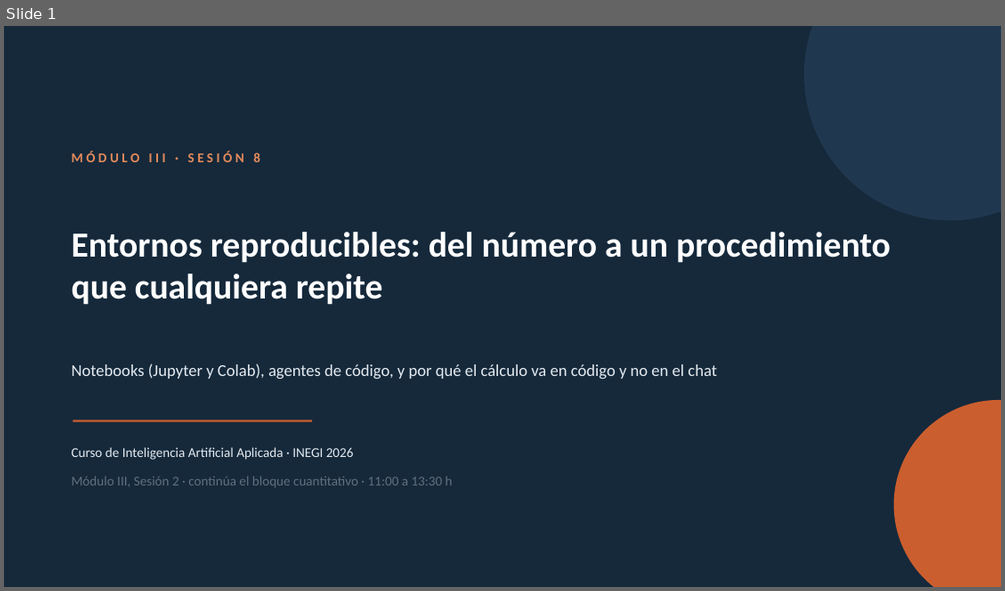
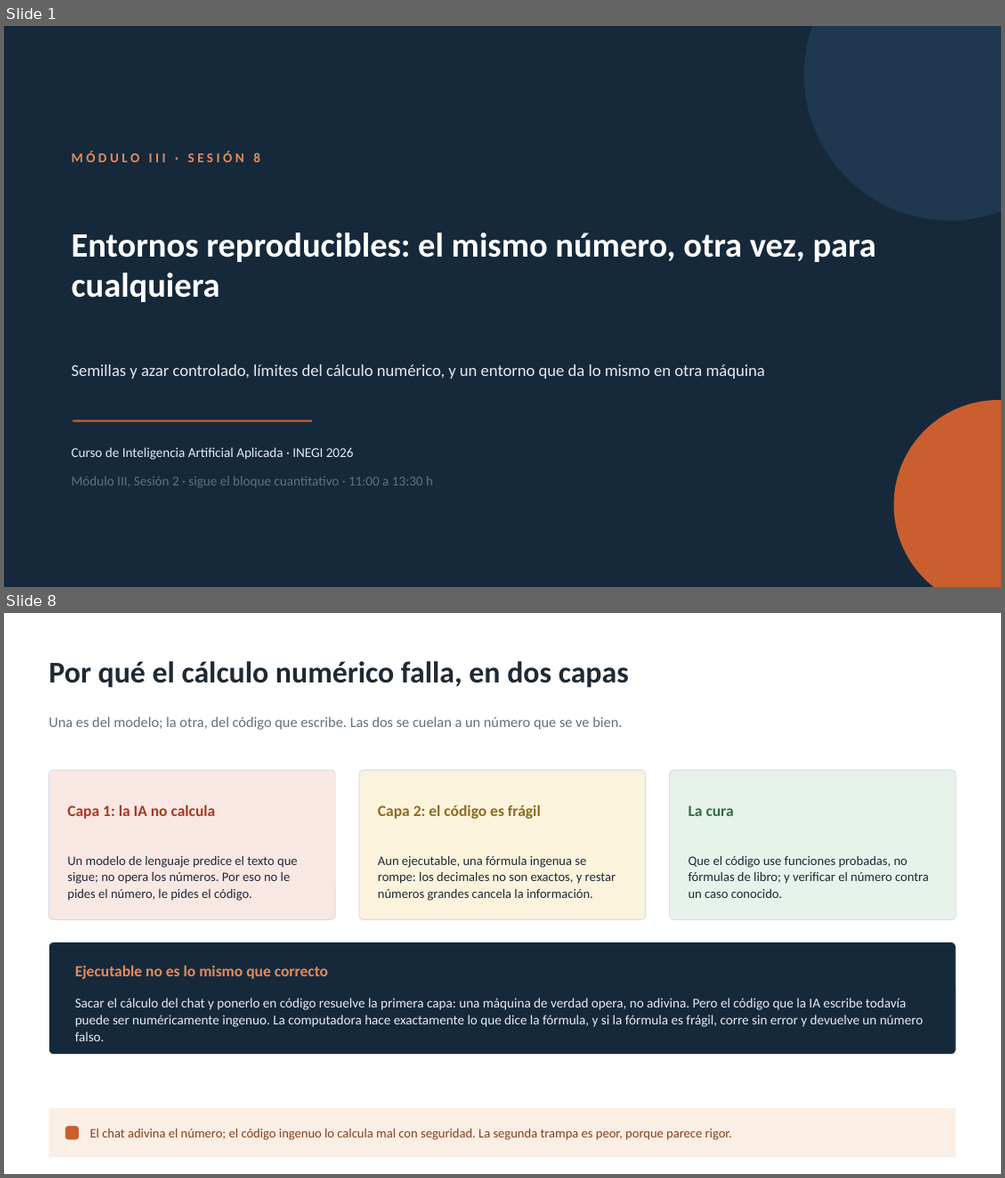
Before and after one commit to marvtrejo/curso-inegi-gen-ai, a slide deck: sesion-08/Sesion_08.pptx. Shown one above the other, each under a label of ours: slide 1 before the commit, slides 1 and 8 after it; the slides between them are not shown. The pictures are 1005x591 and 1005x1178 pixels, drawn with LibreOffice and Linux fonts; fonts in the diff are those of the drawing. Boxes give left, top, right and bottom in pixels: in the first picture for what was removed or moved away, otherwise in the second. Text is boxed around its words. In the diff, an @@ line names an element or a change of style, - is before the commit and + after.

```diff
--- a/sesion-08/Sesion_08.pptx
+++ b/sesion-08/Sesion_08.pptx
@@ slide 8 added at [4, 613, 1001, 1174], background #FFFFFF @@
@@ text added at [48, 661, 629, 688], 29 pt, text #1E2A35, bold @@
+Por qué el cálculo numérico falla, en dos capas
@@ text added at [48, 716, 622, 730], 14 pt, text #60707E @@
+Una es del modelo; la otra, del código que escribe. Las dos se cuelan a un número que se ve bien.
@@ rounded rectangle added at [48, 770, 335, 919], fill #F9E7E3, outline #D5DCE3 0.75 pt @@
@@ rounded rectangle added at [359, 770, 646, 919], fill #FCF3DD, outline #D5DCE3 0.75 pt @@
@@ rounded rectangle added at [670, 770, 956, 919], fill #E7F2EA, outline #D5DCE3 0.75 pt @@
@@ text added at [67, 804, 216, 819], 15 pt, text #A23B22, bold @@
+Capa 1: la IA no calcula
@@ text added at [378, 804, 541, 819], 15 pt, text #8A6D1F, bold @@
+Capa 2: el código es frágil
@@ text added at [688, 805, 734, 816], 15 pt, text #2E6E49, bold @@
+La cura
@@ text added at [67, 856, 298, 900], 12.5 pt, text #1E2A35 @@
+Un modelo de lenguaje predice el texto que sigue; no opera los números. Por eso no le pides el número, le pides el código.
@@ text added at [378, 856, 615, 900], 12.5 pt, text #1E2A35 @@
+Aun ejecutable, una fórmula ingenua se rompe: los decimales no son exactos, y restar números grandes cancela la información.
@@ text added at [688, 856, 929, 898], 12.5 pt, text #1E2A35 @@
+Que el código use funciones probadas, no fórmulas de libro; y verificar el número contra un caso conocido.
@@ rounded rectangle added at [48, 942, 956, 1054], fill #15293B, outline #D5DCE3 0.75 pt @@
@@ text added at [75, 965, 328, 979], 15 pt, text #E58A5B, bold @@
+Ejecutable no es lo mismo que correcto
@@ text added at [75, 997, 923, 1041], 13 pt, text #E4EAF0 @@
+Sacar el cálculo del chat y ponerlo en código resuelve la primera capa: una máquina de verdad opera, no adivina. Pero el código que la IA escribe todavía puede ser numéricamente ingenuo. La computadora hace exactamente lo que dice la fórmula, y si la fórmula es frágil, corre sin error y devuelve un número falso.
@@ rectangle added at [48, 1108, 956, 1158], fill #FBEEE5 @@
@@ rounded rectangle added at [65, 1126, 79, 1140], fill #CB5E2E @@
@@ text added at [90, 1128, 732, 1140], 12.5 pt, text #8C3E19 @@
+El chat adivina el número; el código ingenuo lo calcula mal con seguridad. La segunda trampa es peor, porque parece rigor.
@@ slide 1 changed as well @@
@@ text at [72, 232, 876, 302]: text changed; size 34 to 33 pt @@
-Entornos reproducibles: del número a un procedimiento que cualquiera repite
+Entornos reproducibles: el mismo número, otra vez, para cualquiera
@@ text at [72, 364, 765, 378]: text changed @@
-Notebooks (Jupyter y Colab), agentes de código, y por qué el cálculo va en código y no en el chat
+Semillas y azar controlado, límites del cálculo numérico, y un entorno que da lo mismo en otra máquina
@@ text at [72, 475, 433, 488]: text changed @@
-Módulo III, Sesión 2 · continúa el bloque cuantitativo · 11:00 a 13:30 h
+Módulo III, Sesión 2 · sigue el bloque cuantitativo · 11:00 a 13:30 h
```
Also in this commit, not shown: 5 other slides changed, 11 other slides added, 13 slides removed, 10 other files.
